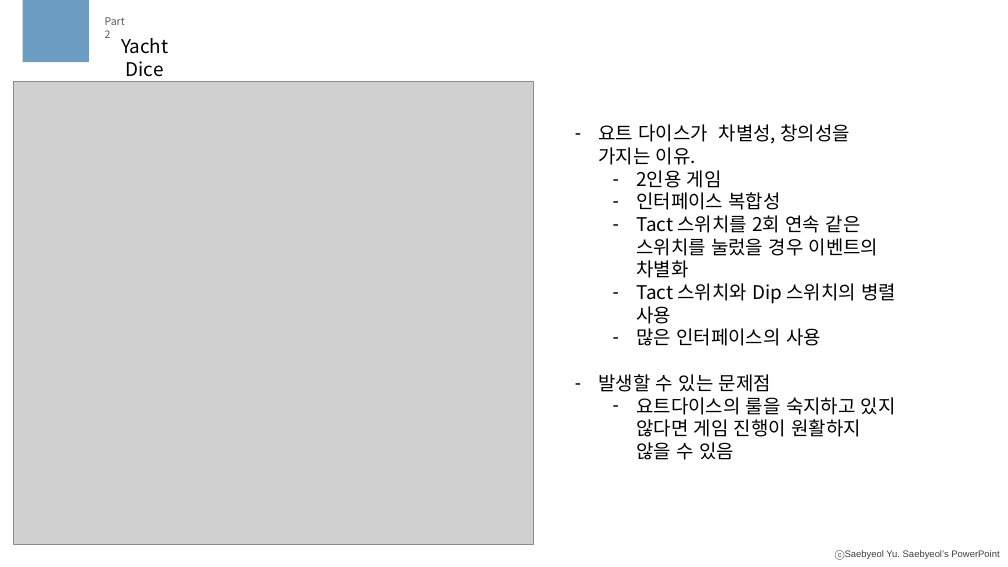
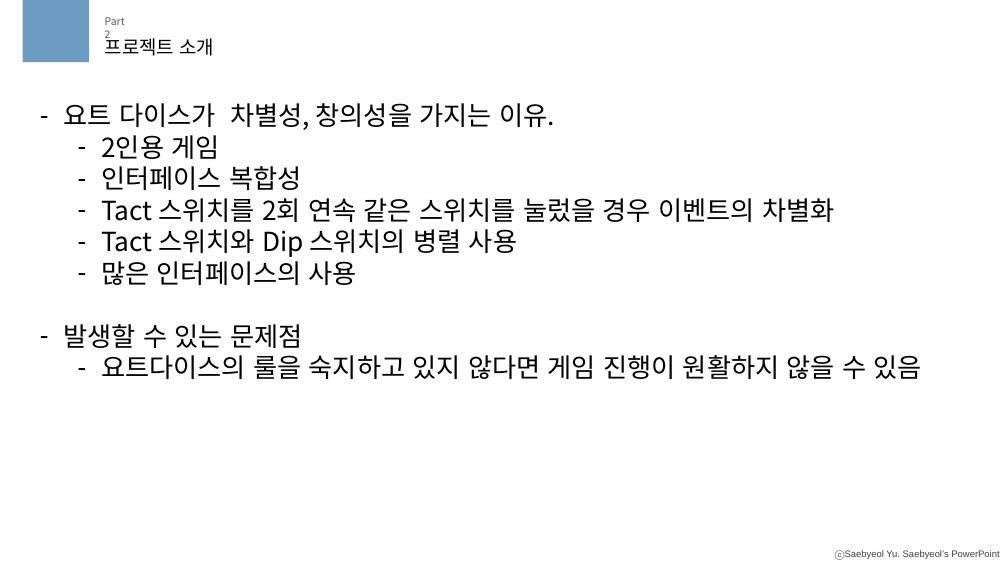
Before and after one commit to meohyun1/IoT_Proj, a slide deck: slide 3 of doc/IoT_1차발표.pptx (slide 4 before the commit). Drawn at 1008x567 pixels with LibreOffice and Linux fonts; fonts in the diff are those of the drawing; grey boxes stand for pictures. Boxes give left, top, right and bottom in pixels: in the first picture for what was removed or moved away, otherwise in the second. Text is boxed around its words. In the diff, an @@ line names an element or a change of style, - is before the commit and + after.

```diff
--- a/doc/IoT_1차발표.pptx
+++ b/doc/IoT_1차발표.pptx
@@ text at [105, 34, 215, 56]: text changed @@
-Yacht Dice
+프로젝트 소개
@@ picture removed at [13, 82, 534, 544] @@
@@ text "요트 다이스가 차별성, 창의성을 가지는 ...": place and size @@
-text "요트 다이스가 차별성, 창의성을 가지는 ..." at [599, 124, 896, 460]
+text "요트 다이스가 차별성, 창의성을 가지는 ..." at [64, 103, 922, 379]
@@ text "요트 다이스가 차별성, 창의성을 가지는 ..." at [64, 103, 922, 379]: size 18 to 25 pt @@
```
Also in this commit, not shown: 1 other slide changed, 1 slide removed.
